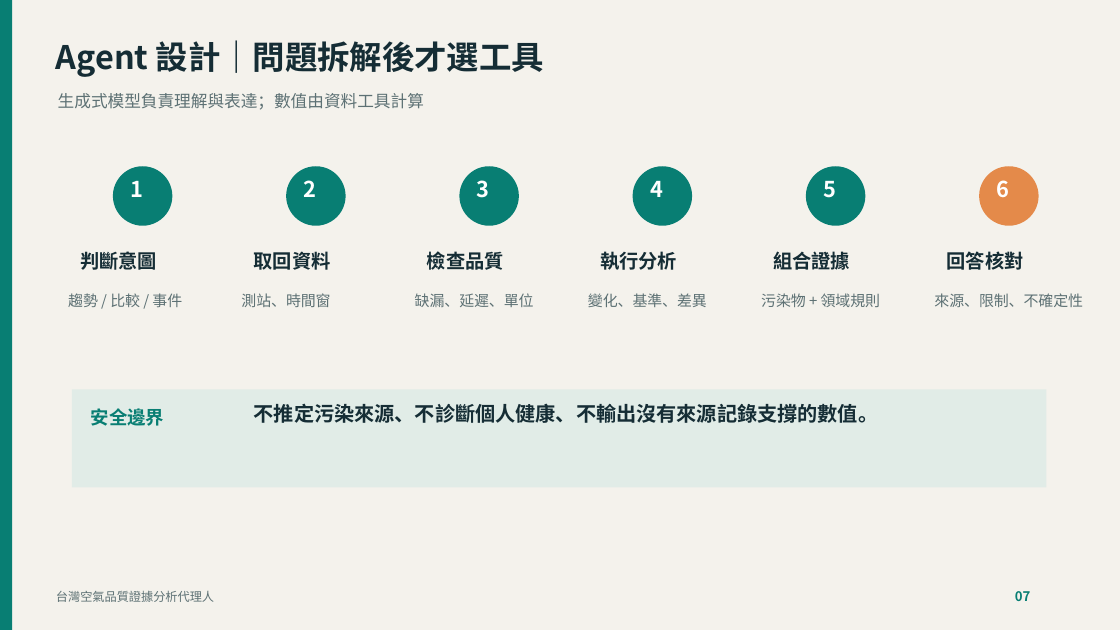
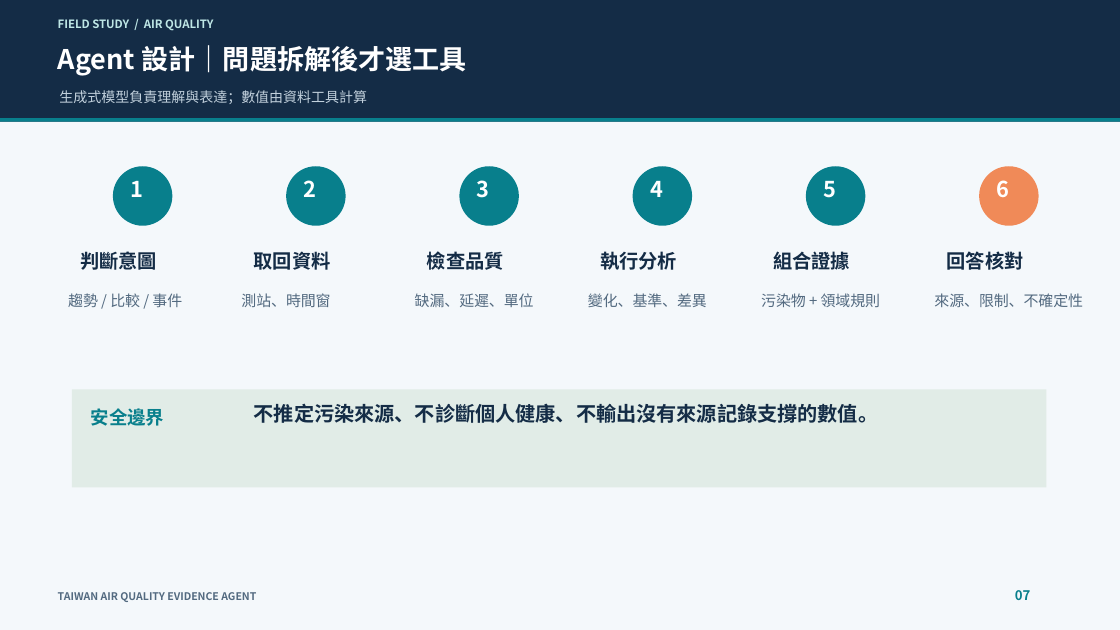
Before and after one commit to Jurass4207/IOT-Final-Project-Proposal, a slide deck: slide 7 of output/Proposal.pptx. Drawn at 1120x630 pixels with LibreOffice and Linux fonts; fonts in the diff are those of the drawing. Boxes give left, top, right and bottom in pixels: in the first picture for what was removed or moved away, otherwise in the second. Text is boxed around its words. In the diff, an @@ line names an element or a change of style, - is before the commit and + after.

Commit message:
Refresh proposal presentation design

```diff
--- a/output/Proposal.pptx
+++ b/output/Proposal.pptx
@@ background #F4F2EC to #F4F8FB @@
@@ rectangle removed at box(0, 0, 13, 630) @@
@@ rectangle added at box(0, 0, 1120, 122), fill #142C46 @@
@@ text added at box(58, 19, 213, 31), 9.8 pt, text #BFE7E6, bold @@
+FIELD STUDY / AIR QUALITY
@@ text "Agent 設計｜問題拆解後才選工具" at box(58, 45, 467, 76): size 27.8 to 23.2 pt, text colour #152D35 to #FFFFFF @@
@@ text "生成式模型負責理解與表達；數值由資料工具計算" at box(59, 90, 367, 104): size 14.2 to 12 pt, text colour #5D7174 to #C1D0DC @@
@@ rectangle added at box(0, 118, 1120, 122), fill #087F8C @@
@@ fill #087E73 to #087F8C in 5 elements at box(113, 166, 172, 226), box(287, 166, 346, 226), box(460, 166, 519, 226), box(633, 166, 692, 226), box(806, 166, 865, 226) @@
@@ ellipse at box(980, 166, 1039, 226): fill #E48A4A to #F08A58 @@
@@ text colour #5D7174 to #536A80 in 6 elements at box(68, 293, 182, 307), box(241, 293, 330, 307), box(415, 293, 534, 307), box(588, 293, 707, 307), box(761, 293, 880, 307), box(934, 293, 1083, 307) @@
@@ text "安全邊界" at box(91, 408, 164, 426): text colour #087E73 to #087F8C @@
@@ text colour #152D35 to #142C46 in 7 elements at box(80, 251, 157, 270), box(254, 251, 331, 270), box(427, 251, 504, 270), box(600, 251, 677, 270), box(773, 251, 850, 270), box(947, 251, 1024, 270), box(254, 403, 879, 423) @@
@@ text at box(58, 592, 256, 602): text changed; size 10.5 to 9 pt; text colour #5D7174 to #536A80; bold on @@
-台灣空氣品質證據分析代理人
+TAIWAN AIR QUALITY EVIDENCE AGENT
@@ text "07" at box(1015, 590, 1031, 600): text colour #087E73 to #087F8C @@
```
Also in this commit, not shown: 15 other slides changed, 1 slide added, 1 slide removed.
